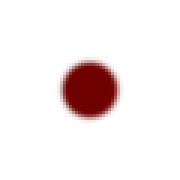
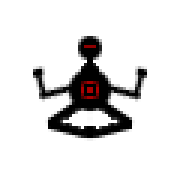
Revision of a layered (180, 180) image; what changed, layer by layer:
added layer "Layer 1" above "Layer 0" over <box>33,36,147,141</box>
hid "Layer 0" over <box>54,54,126,126</box>
